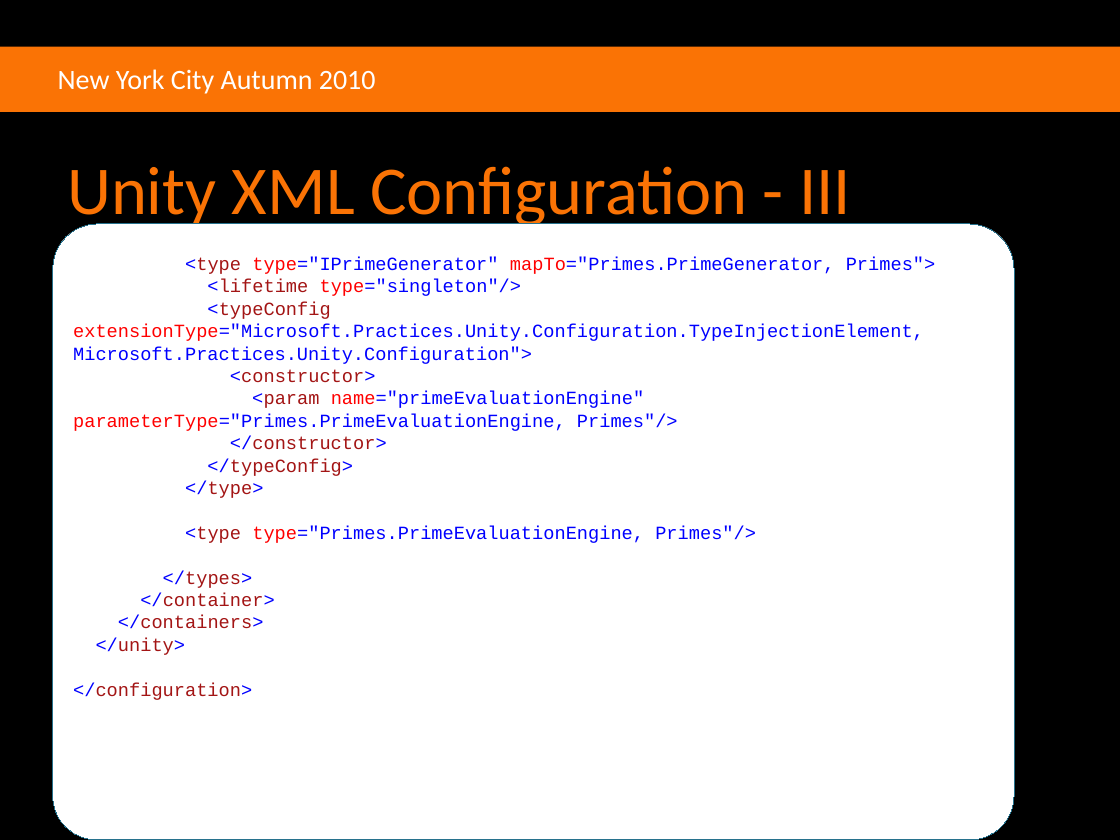
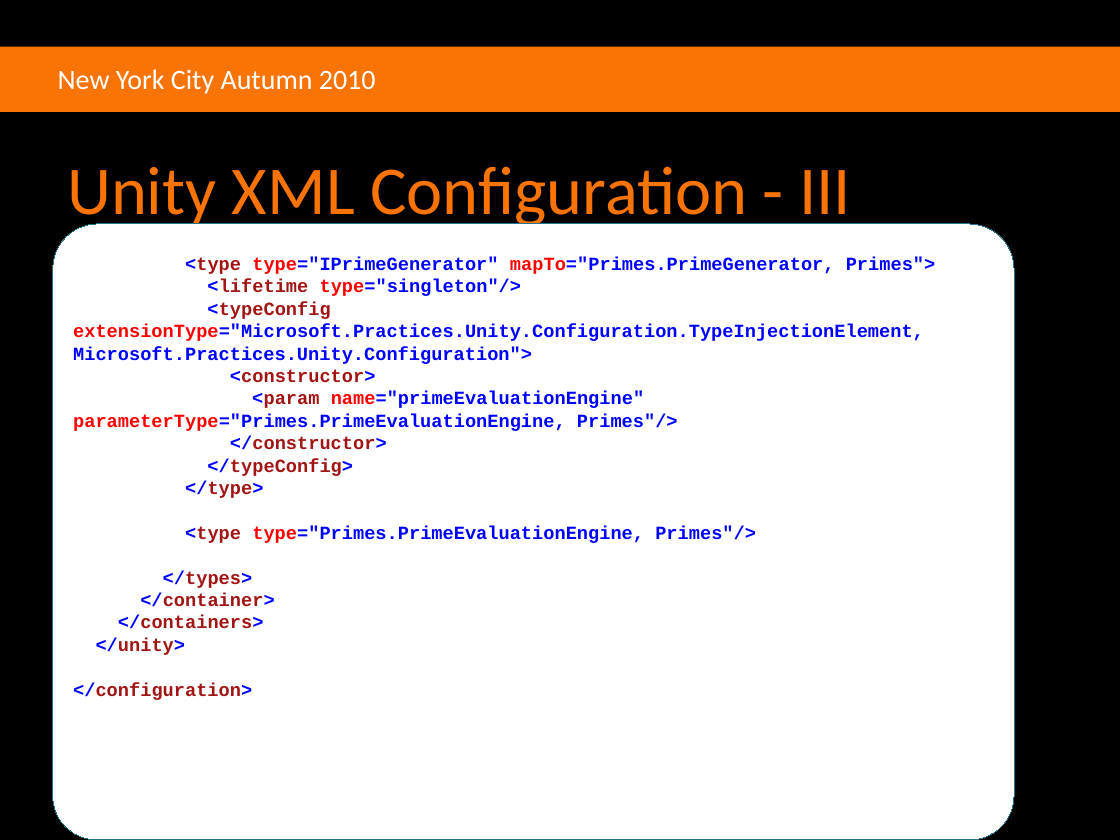
Before and after one commit to agilefire/November2010, a slide deck: slide 33 of Agile Firestarter Autumn 2010 Dependency Injection.pptx (slide 31 before the commit). Drawn at 1120x840 pixels with LibreOffice and Linux fonts; fonts in the diff are those of the drawing; background and template pictures are left out. Boxes give left, top, right and bottom in pixels: in the first picture for what was removed or moved away, otherwise in the second. Text is boxed around its words. In the diff, an @@ line names an element or a change of style, - is before the commit and + after.

Commit message:
Update TODO to correspond to updated DI slides LinqPrimeGenerator returns empty string when maxNumber = 0

```diff
--- a/Agile Firestarter Autumn 2010 Dependency Injection.pptx
+++ b/Agile Firestarter Autumn 2010 Dependency Injection.pptx
@@ text "<type type="IPrimeGenerator" mapTo="Primes.PrimeGenerator, P ..." at [73, 257, 936, 700]: bold on @@
```
Also in this commit, not shown: 21 other slides changed, 2 slides added, 6 other files.
